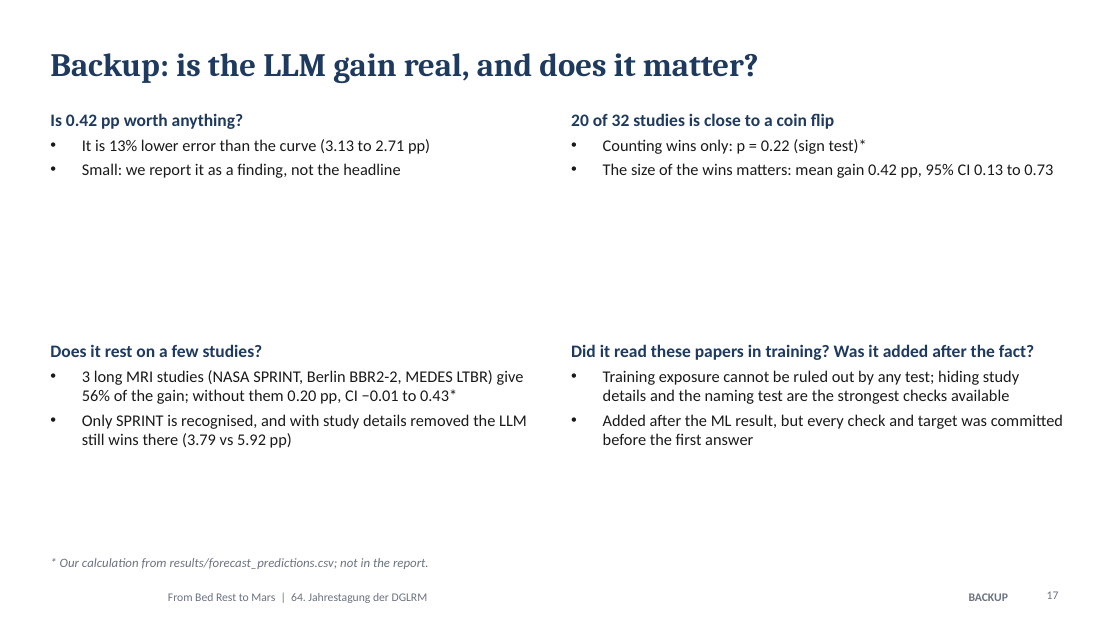
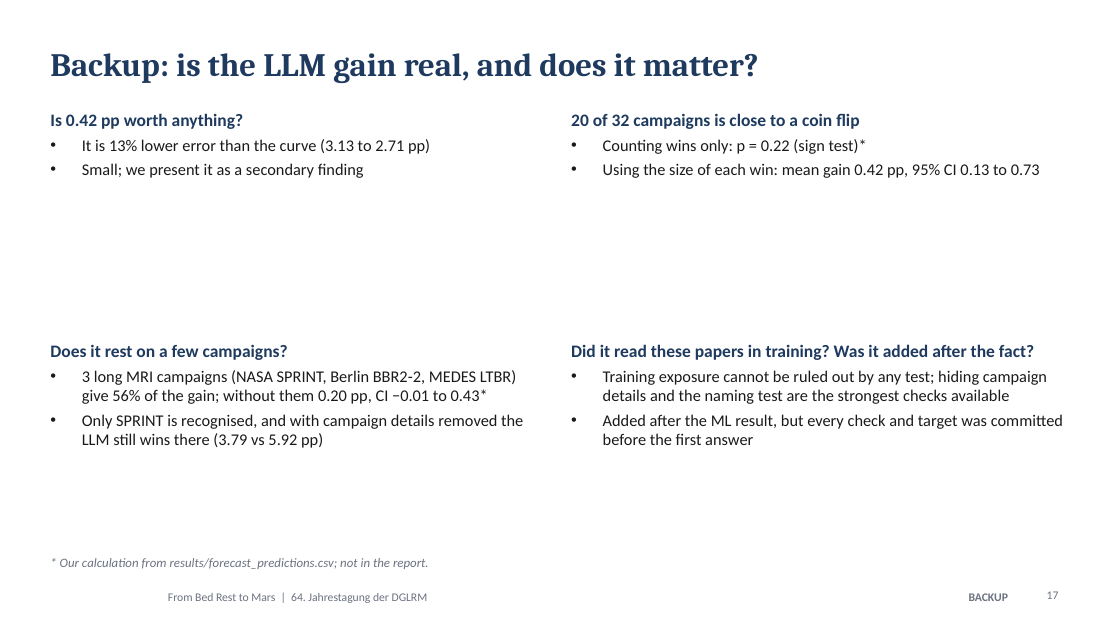
Before and after one commit to MiladBahariQaragoz/BedrestToMars, a slide deck: slide 17 of presentation/bed-rest-to-mars-talk.pptx. Drawn at 1120x630 pixels with LibreOffice and Linux fonts; fonts in the diff are those of the drawing; background and template pictures are left out. Boxes give left, top, right and bottom in pixels: in the first picture for what was removed or moved away, otherwise in the second. Text is boxed around its words. In the diff, an @@ line names an element or a change of style, - is before the commit and + after.

```diff
--- a/presentation/bed-rest-to-mars-talk.pptx
+++ b/presentation/bed-rest-to-mars-talk.pptx
@@ text at <box>571,113,859,129</box>: text changed @@
-20 of 32 studies is close to a coin flip
+20 of 32 campaigns is close to a coin flip
@@ text at <box>82,163,364,178</box>: text changed @@
-• Small: we report it as a finding, not the headline
+• Small; we present it as a secondary finding
@@ text at <box>603,163,1040,178</box>: text changed @@
-• The size of the wins matters: mean gain 0.42 pp, 95% CI 0.13 to 0.73
+• Using the size of each win: mean gain 0.42 pp, 95% CI 0.13 to 0.73
@@ text at <box>50,344,523,448</box>: text changed @@
-Does it rest on a few studies?
-• 3 long MRI studies (NASA SPRINT, Berlin BBR2-2, MEDES LTBR) give 56% of the gain; without them 0.20 pp, CI −0.01 to 0.43*
-• Only SPRINT is recognised, and with study details removed the LLM still wins there (3.79 vs 5.92 pp)
+Does it rest on a few campaigns?
+• 3 long MRI campaigns (NASA SPRINT, Berlin BBR2-2, MEDES LTBR) give 56% of the gain; without them 0.20 pp, CI −0.01 to 0.43*
+• Only SPRINT is recognised, and with campaign details removed the LLM still wins there (3.79 vs 5.92 pp)
@@ text at <box>603,370,1047,404</box>: text changed @@
-• Training exposure cannot be ruled out by any test; hiding study details and the naming test are the strongest checks available
+• Training exposure cannot be ruled out by any test; hiding campaign details and the naming test are the strongest checks available
```
Also in this commit, not shown: 10 other slides changed, 3 other files.
